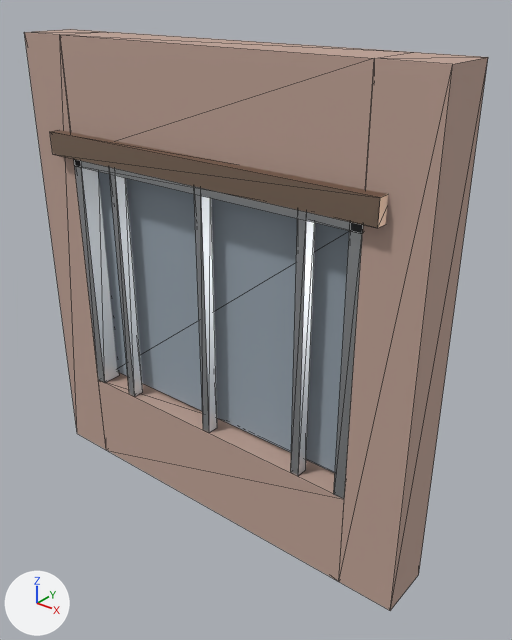
A saved change to the glTF model public/models/facade/bay_warehouse.lod2.glb.
Camera for both pictures: a camera (50 mm lens) standing at (3.38, -3.56, 4.2) and looking at (0.27, 0.33, 1.79). Every picture has the same lights, and +X, +Y and +Z are marked at lower left. The older version comes first. Mesh edges are drawn as thin lines. Where no turn or scale is listed for an object, it has been applied to the vertices. Vertices at exactly the same position are counted once.

Names of what the first picture shows: 'facade_bay_warehouse'.
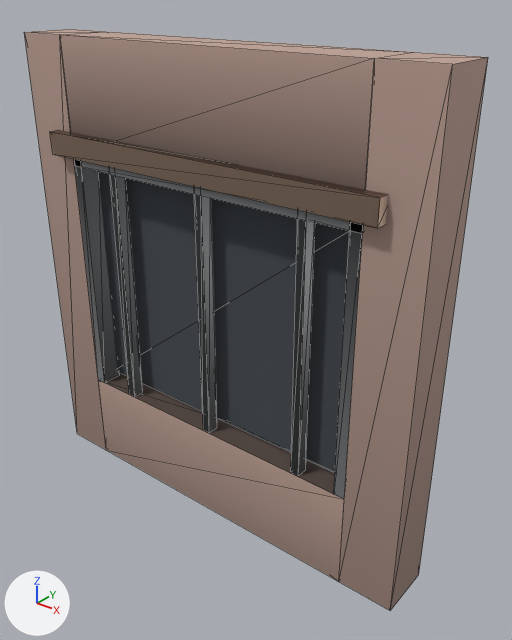
Where the change shows, as pixel boxes (x1, y1, x2, y2) in the pictures (512 x 640 px; the box of a moved part takes in the faces that stretch with it):
'facade_bay_warehouse', recoloured, reshaped (darker)
    both: (24, 29, 488, 611)
part 1 of me_facade_bay_warehouse, moved or reshaped
    both: (334, 222, 363, 499)

Patch to the scene script:
```diff
--- a/public/models/facade/bay_warehouse.lod2.glb.py
+++ b/public/models/facade/bay_warehouse.lod2.glb.py
@@ mat_brick_red @@
 n0 = _N.new('ShaderNodeBsdfPrincipled'); n0.name = 'Principled BSDF'
-n0.inputs[0].default_value = (0.52, 0.36, 0.3, 1.0)  # 'Base Color', beige #bfa295
 n0.inputs[2].default_value = 0.85  # 'Roughness'
 n1 = _N.new('ShaderNodeOutputMaterial'); n1.name = 'Material Output'
+n2 = _N.new('ShaderNodeMix'); n2.name = 'Mix'
+n2.data_type = 'RGBA'
+n2.blend_type = 'MULTIPLY'
+n2.inputs[0].default_value = 1.0  # 'Factor'
+n2.inputs[7].default_value = (0.52, 0.36, 0.3, 1.0)  # 'B', beige #bfa295
+n3 = _N.new('ShaderNodeVertexColor'); n3.name = 'Color Attribute'
 _L.new(n0.outputs[0], n1.inputs[0])  # 'BSDF' to 'Surface'
+_L.new(n2.outputs[2], n0.inputs[0])  # 'Result' to 'Base Color'
+_L.new(n3.outputs[0], n2.inputs[6])  # 'Color' to 'A'
@@ mat_glass_curtain @@
 n0 = _N.new('ShaderNodeBsdfPrincipled'); n0.name = 'Principled BSDF'
-n0.inputs[0].default_value = (0.32, 0.38, 0.44, 1.0)  # 'Base Color', grey #99a6b1
 n0.inputs[2].default_value = 0.85  # 'Roughness'
 n1 = _N.new('ShaderNodeOutputMaterial'); n1.name = 'Material Output'
+n2 = _N.new('ShaderNodeMix'); n2.name = 'Mix'
+n2.data_type = 'RGBA'
+n2.blend_type = 'MULTIPLY'
+n2.inputs[0].default_value = 1.0  # 'Factor'
+n2.inputs[7].default_value = (0.32, 0.38, 0.44, 1.0)  # 'B', grey #99a6b1
+n3 = _N.new('ShaderNodeVertexColor'); n3.name = 'Color Attribute'
 _L.new(n0.outputs[0], n1.inputs[0])  # 'BSDF' to 'Surface'
+_L.new(n2.outputs[2], n0.inputs[0])  # 'Result' to 'Base Color'
+_L.new(n3.outputs[0], n2.inputs[6])  # 'Color' to 'A'
@@ mat_metal_galv @@
 n0 = _N.new('ShaderNodeBsdfPrincipled'); n0.name = 'Principled BSDF'
-n0.inputs[0].default_value = (0.6, 0.62, 0.64, 1.0)  # 'Base Color', light grey #cbced1
 n0.inputs[1].default_value = 1.0  # 'Metallic'
@@ mat_metal_galv @@
 n1 = _N.new('ShaderNodeOutputMaterial'); n1.name = 'Material Output'
+n2 = _N.new('ShaderNodeMix'); n2.name = 'Mix'
+n2.data_type = 'RGBA'
+n2.blend_type = 'MULTIPLY'
+n2.inputs[0].default_value = 1.0  # 'Factor'
+n2.inputs[7].default_value = (0.6, 0.62, 0.64, 1.0)  # 'B', light grey #cbced1
+n3 = _N.new('ShaderNodeVertexColor'); n3.name = 'Color Attribute'
 _L.new(n0.outputs[0], n1.inputs[0])  # 'BSDF' to 'Surface'
+_L.new(n2.outputs[2], n0.inputs[0])  # 'Result' to 'Base Color'
+_L.new(n3.outputs[0], n2.inputs[6])  # 'Color' to 'A'
@@ mat_metal_rust @@
 n0 = _N.new('ShaderNodeBsdfPrincipled'); n0.name = 'Principled BSDF'
-n0.inputs[0].default_value = (0.45, 0.32, 0.24, 1.0)  # 'Base Color', beige #b39986
 n0.inputs[1].default_value = 1.0  # 'Metallic'
@@ mat_metal_rust @@
 n1 = _N.new('ShaderNodeOutputMaterial'); n1.name = 'Material Output'
+n2 = _N.new('ShaderNodeMix'); n2.name = 'Mix'
+n2.data_type = 'RGBA'
+n2.blend_type = 'MULTIPLY'
+n2.inputs[0].default_value = 1.0  # 'Factor'
+n2.inputs[7].default_value = (0.45, 0.32, 0.24, 1.0)  # 'B', beige #b39986
+n3 = _N.new('ShaderNodeVertexColor'); n3.name = 'Color Attribute'
 _L.new(n0.outputs[0], n1.inputs[0])  # 'BSDF' to 'Surface'
+_L.new(n2.outputs[2], n0.inputs[0])  # 'Result' to 'Base Color'
+_L.new(n3.outputs[0], n2.inputs[6])  # 'Color' to 'A'
@@ me_facade_bay_warehouse @@
 me_facade_bay_warehouse.from_pydata(...)  # 80 vertices, 144 faces; spans x -1.8..1.8, y -0.27..0.27, z -1.9..1.9
-me_facade_bay_warehouse.vertices[38].co = (1.35, 0.0, 1.0)
-me_facade_bay_warehouse.vertices[39].co = (1.26, -0.18, -1.1)  # pixel (333, 494)
-me_facade_bay_warehouse.vertices[40].co = (1.26, -0.18, 1.0)
-me_facade_bay_warehouse.vertices[41].co = (1.35, 0.0, -1.1)
-me_facade_bay_warehouse.vertices[42].co = (1.26, 0.0, -1.1)
-me_facade_bay_warehouse.vertices[43].co = (1.26, 0.0, 1.0)
+# me_facade_bay_warehouse part 1
+me_facade_bay_warehouse.vertices[38].co = (1.26, -0.18, -1.1)  # pixel (333, 494)
+me_facade_bay_warehouse.vertices[39].co = (1.26, -0.18, 1.0)
+me_facade_bay_warehouse.vertices[40].co = (1.35, 0.0, -1.1)
+me_facade_bay_warehouse.vertices[41].co = (1.26, 0.0, -1.1)
+me_facade_bay_warehouse.vertices[42].co = (1.26, 0.0, 1.0)
+me_facade_bay_warehouse.vertices[43].co = (1.35, 0.0, 1.0)
 me_facade_bay_warehouse.materials.append(mat_brick_red)
```
